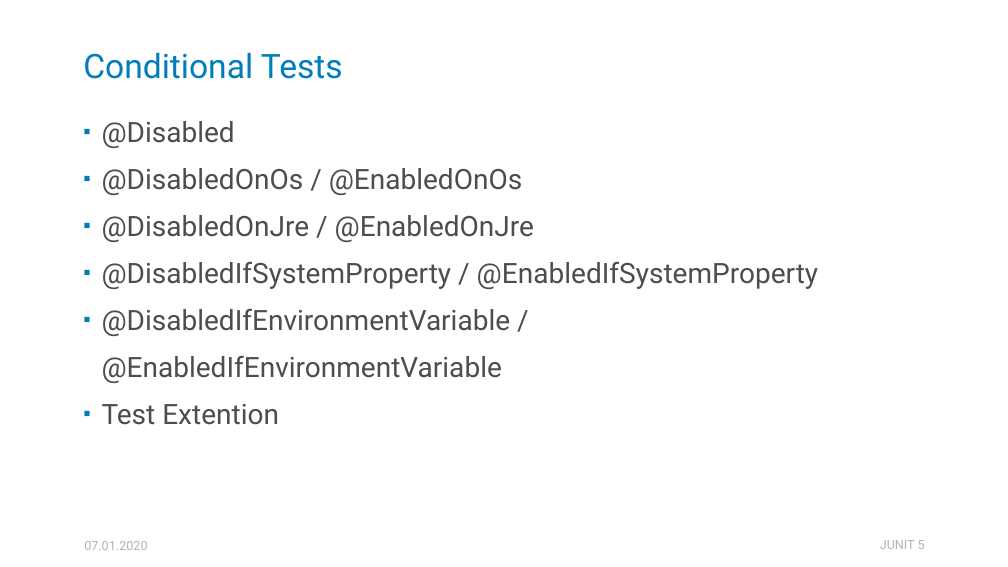
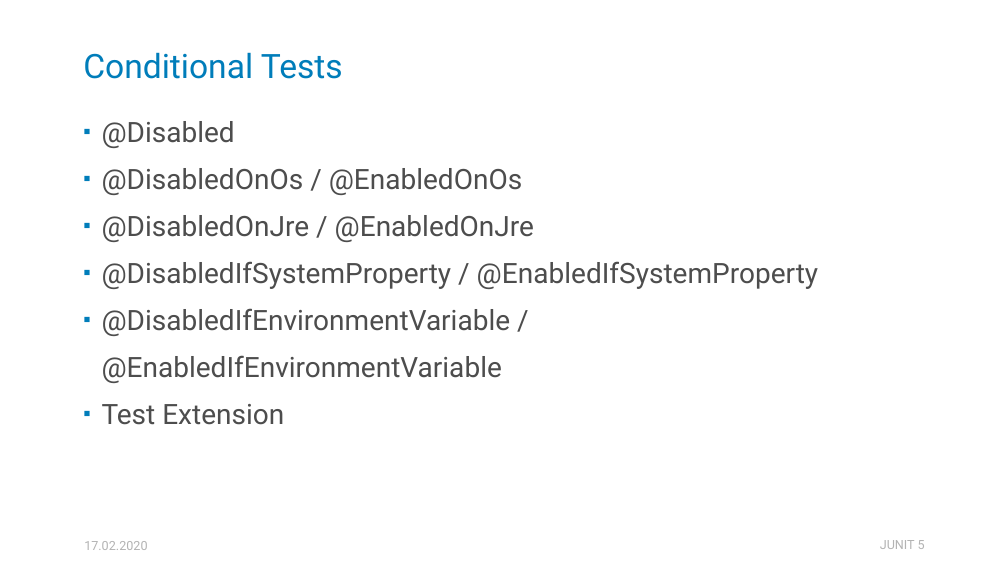
Before and after one commit to HellSpawn287/pf-presentations, a slide deck: slide 14 of ZJAVA/Junit5/Junit5 - ZJAVA.pptx. Drawn at 1008x567 pixels with LibreOffice and Linux fonts; fonts in the diff are those of the drawing. Boxes give left, top, right and bottom in pixels: in the first picture for what was removed or moved away, otherwise in the second. Text is boxed around its words. In the diff, an @@ line names an element or a change of style, - is before the commit and + after.

```diff
--- a/ZJAVA/Junit5/Junit5 - ZJAVA.pptx
+++ b/ZJAVA/Junit5/Junit5 - ZJAVA.pptx
@@ text at box(102, 404, 284, 425): text changed @@
-▪ Test Extention
+▪ Test Extension
@@ text at box(84, 541, 147, 550): text changed @@
-07.01.2020
+17.02.2020
```
Also in this commit, not shown: 17 other slides changed.
